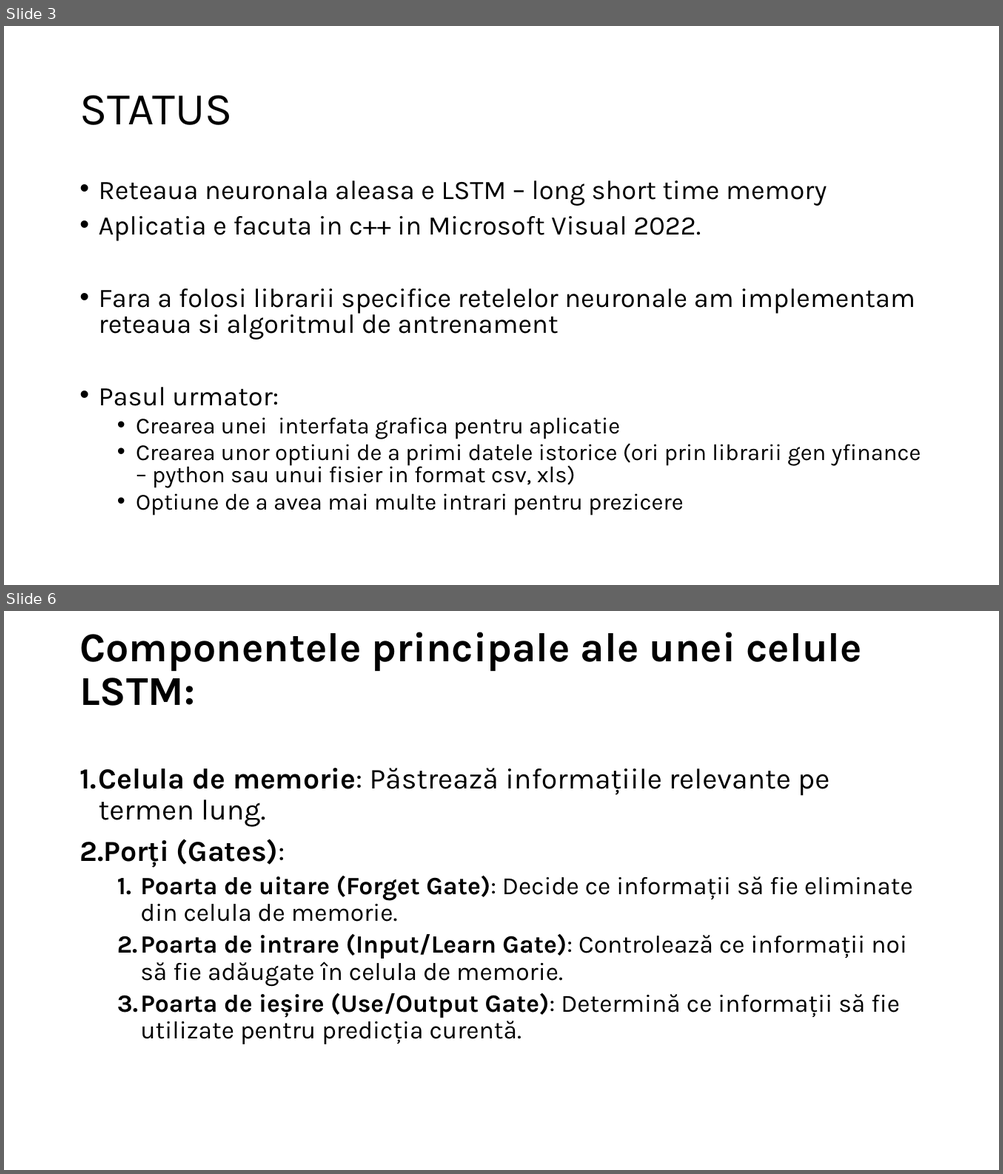
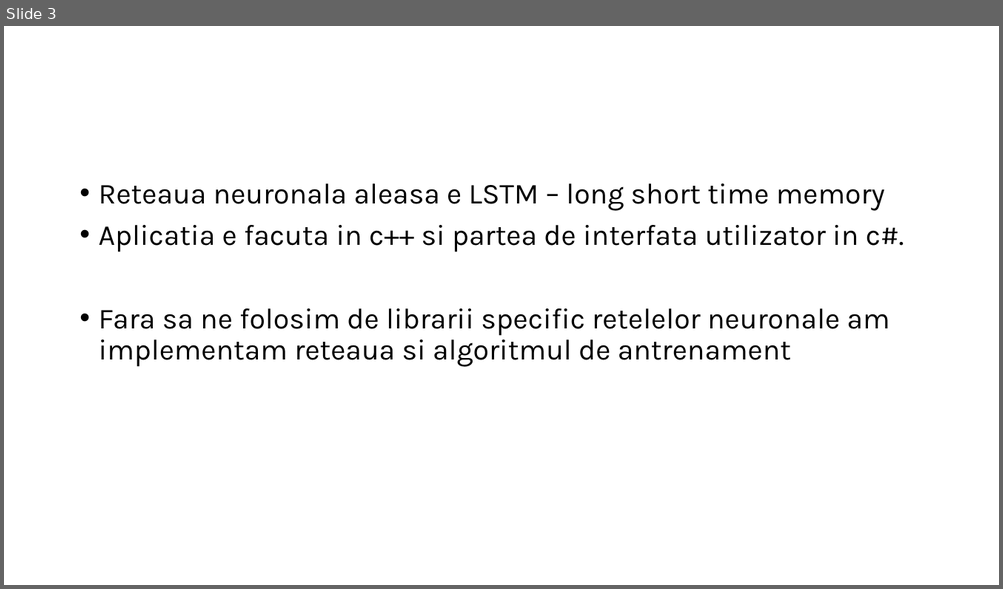
Before and after one commit to nasturas/LSTM, a slide deck: Doc/Prezicere pret actiuni.pptx. Shown one above the other, each under a label of ours: slides 3 and 6 before the commit, slide 3 after it; the slides between them are not shown. The pictures are 1003x1174 and 1003x589 pixels, drawn with LibreOffice and Linux fonts; fonts in the diff are those of the drawing. Boxes give left, top, right and bottom in pixels: in the first picture for what was removed or moved away, otherwise in the second. Text is boxed around its words. In the diff, an @@ line names an element or a change of style, - is before the commit and + after.

```diff
--- a/Doc/Prezicere pret actiuni.pptx
+++ b/Doc/Prezicere pret actiuni.pptx
@@ slide 6 removed at [4,611,999,1170], background #FFFFFF @@
@@ title removed at [79,632,862,706] @@
-Componentele principale ale unei celule LSTM:
@@ text removed at [79,768,913,1045] @@
-1. Celula de memorie: Păstrează informațiile relevante pe termen lung.
-2. Porți (Gates):
-  1. Poarta de uitare (Forget Gate): Decide ce informații să fie eliminate din celula de memorie.
-  2. Poarta de intrare (Input/Learn Gate): Controlează ce informații noi să fie adăugate în celula de memorie.
-  3. Poarta de ieșire (Use/Output Gate): Determină ce informații să fie utilizate pentru predicția curentă.
@@ slide 3 changed as well @@
@@ title removed at [79,95,233,125] @@
-STATUS
@@ text at [99,184,885,211]: size 25.9 to 28 pt in "Reteaua neuronala aleasa e LSTM – long ..."; line spacing 0.8 to 0.9 @@
@@ text at [99,225,904,367]: text changed; size 22.2 to 28 pt @@
-• Aplicatia e facuta in c++ in Microsoft Visual 2022.
-• Fara a folosi librarii specifice retelelor neuronale am implementam reteaua si algoritmul de antrenament
-• Pasul urmator:
-  • Crearea unei interfata grafica pentru aplicatie
-  • Crearea unor optiuni de a primi datele istorice (ori prin librarii gen yfinance – python sau unui fisier in format csv, xls)
-  • Optiune de a avea mai multe intrari pentru prezicere
+• Aplicatia e facuta in c++ si partea de interfata utilizator in c#.
+• Fara sa ne folosim de librarii specific retelelor neuronale am implementam reteaua si algoritmul de antrenament
```
Also in this commit, not shown: 3 other slides changed, 6 slides added, 2 other slides removed.
